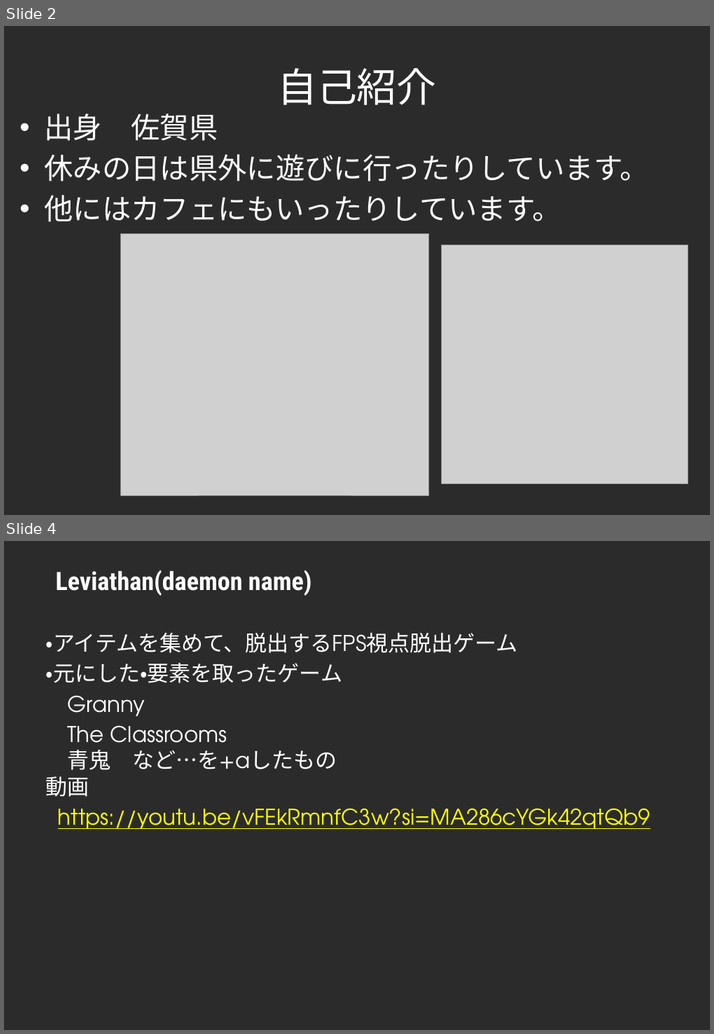
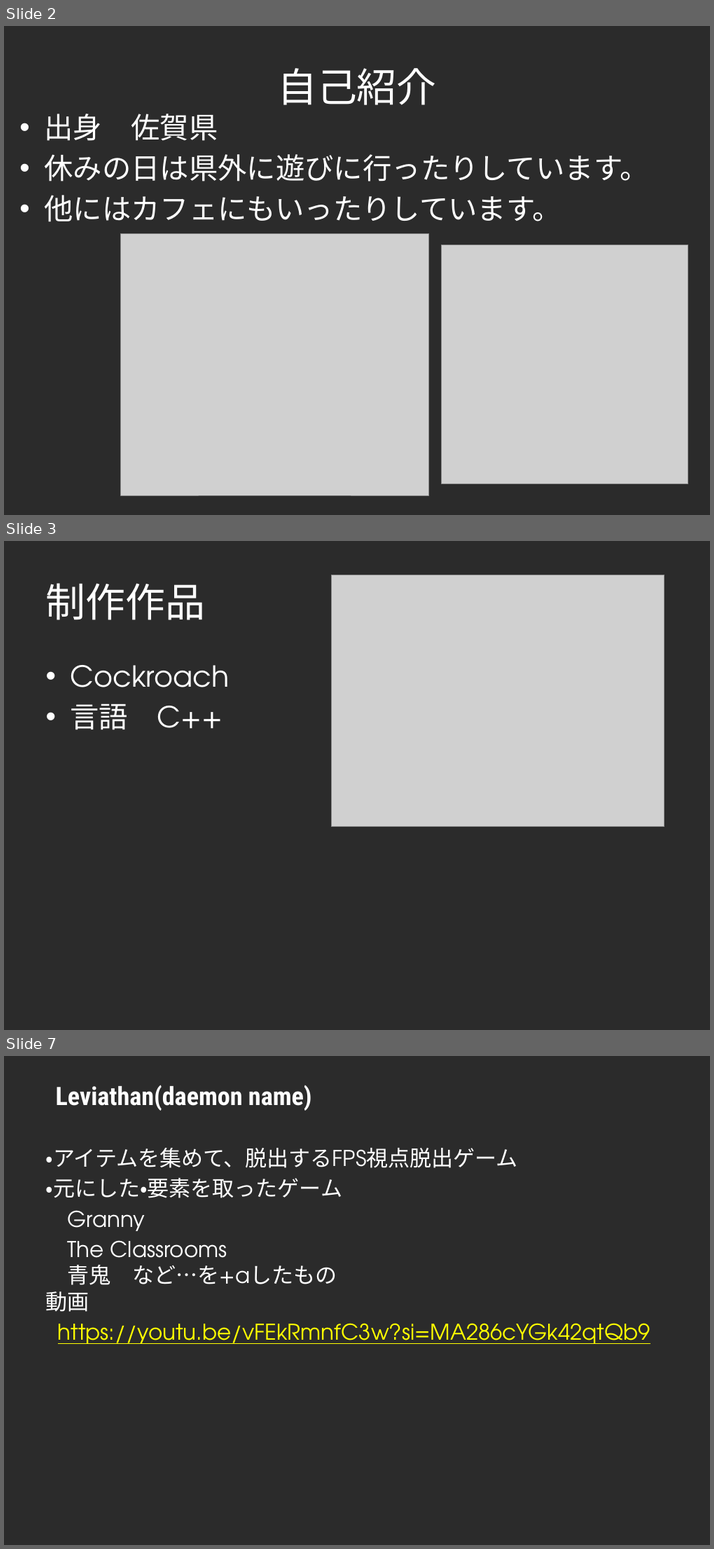
Before and after one commit to oreda1/Employment, a slide deck: ポートフォリオ.pptx. Shown one above the other, each under a label of ours: slides 2 and 4 before the commit, slides 2, 3 and 7 after it; the slides between them are not shown. The pictures are 714x1034 and 714x1549 pixels, drawn with LibreOffice and Linux fonts; fonts in the diff are those of the drawing; grey boxes stand for pictures; background and template pictures are left out; a plain dark background stands for a picture behind light text. Boxes give left, top, right and bottom in pixels: in the first picture for what was removed or moved away, otherwise in the second. Text is boxed around its words. In the diff, an @@ line names an element or a change of style, - is before the commit and + after.

```diff
--- a/ポートフォリオ.pptx
+++ b/ポートフォリオ.pptx
@@ slide 3 added at (4,541,710,1030), background picture (left out) @@
@@ picture added at (331,575,664,827) @@
@@ title added at (46,583,205,620), 44 pt, text #FFFFFF @@
+制作作品
@@ text added at (70,665,229,730), 32 pt, text #FFFFFF @@
+• Cockroach
+• 言語 C++
@@ what was slide 4 is now slide 7 @@
```
Also in this commit, not shown: 1 slide changed, 2 other slides added, 5 other files.
